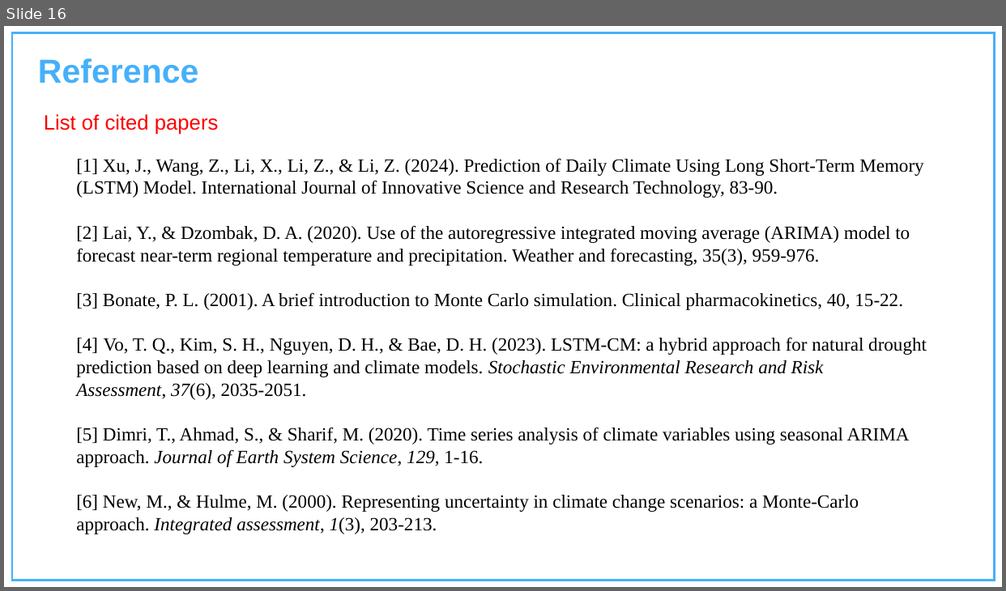
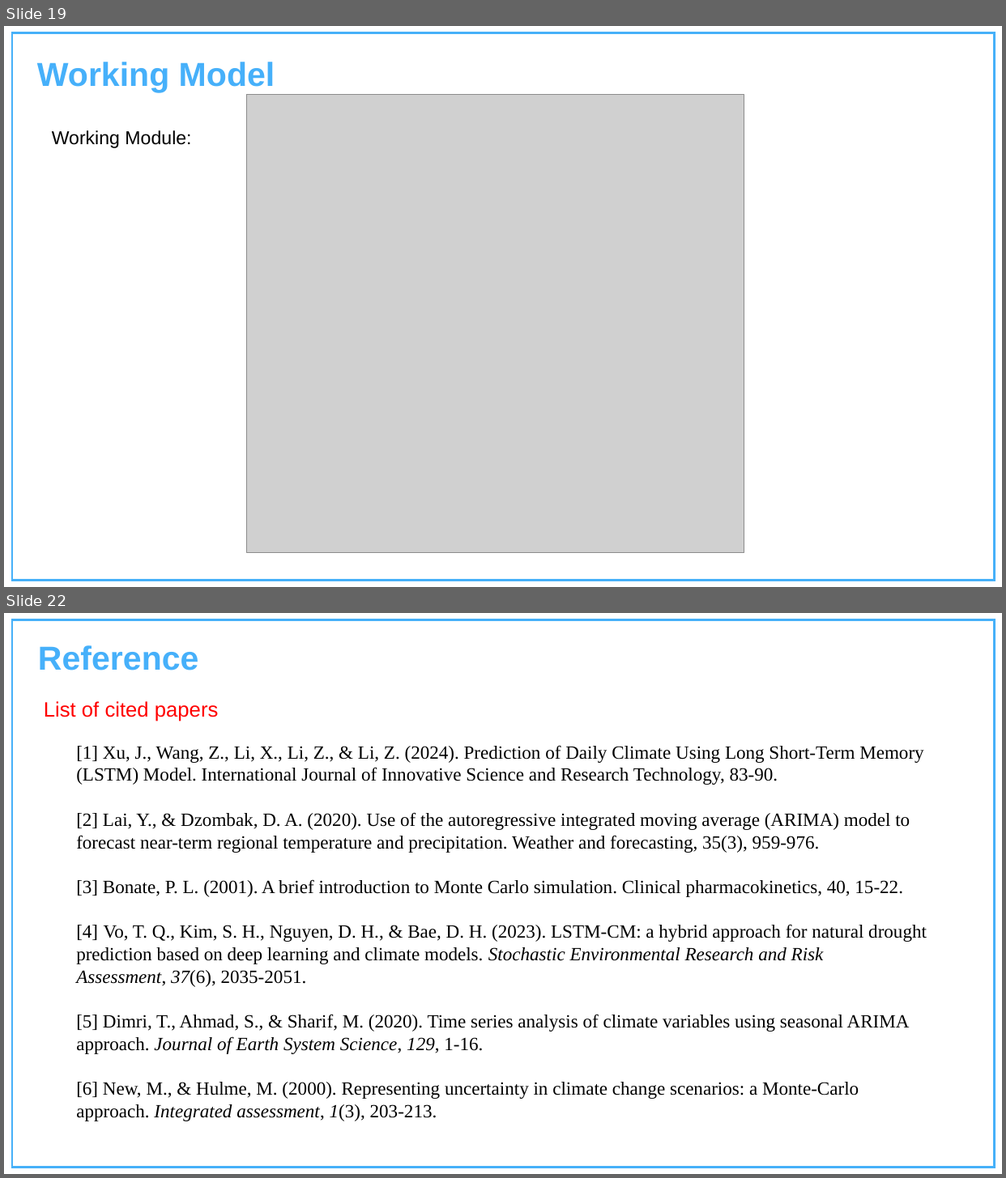
Before and after one commit to Charu-2718/AdaptiPlan, a slide deck: Project Presentation Template.pptx. Shown one above the other, each under a label of ours: slide 16 before the commit, slides 19 and 22 after it; the slides between them are not shown. The pictures are 1006x591 and 1006x1178 pixels, drawn with LibreOffice and Linux fonts; fonts in the diff are those of the drawing; grey boxes stand for pictures; background and template pictures are left out. Boxes give left, top, right and bottom in pixels: in the first picture for what was removed or moved away, otherwise in the second. Text is boxed around its words. In the diff, an @@ line names an element or a change of style, - is before the commit and + after.

```diff
--- a/Project Presentation Template.pptx
+++ b/Project Presentation Template.pptx
@@ slide 19 added at bbox=[4, 26, 1002, 587], background #FFFFFF; not listed: 1 template element that a slide beside it also shows @@
@@ text added at bbox=[37, 62, 275, 92], 32 pt, text #46B0FA, bold @@
+Working Model
@@ picture added at bbox=[246, 94, 744, 553] @@
@@ text added at bbox=[52, 130, 191, 148], 18 pt, text #000000 @@
+Working Module:
@@ what was slide 16 is now slide 22 @@
```
Also in this commit, not shown: 1 slide changed, 5 other slides added.
